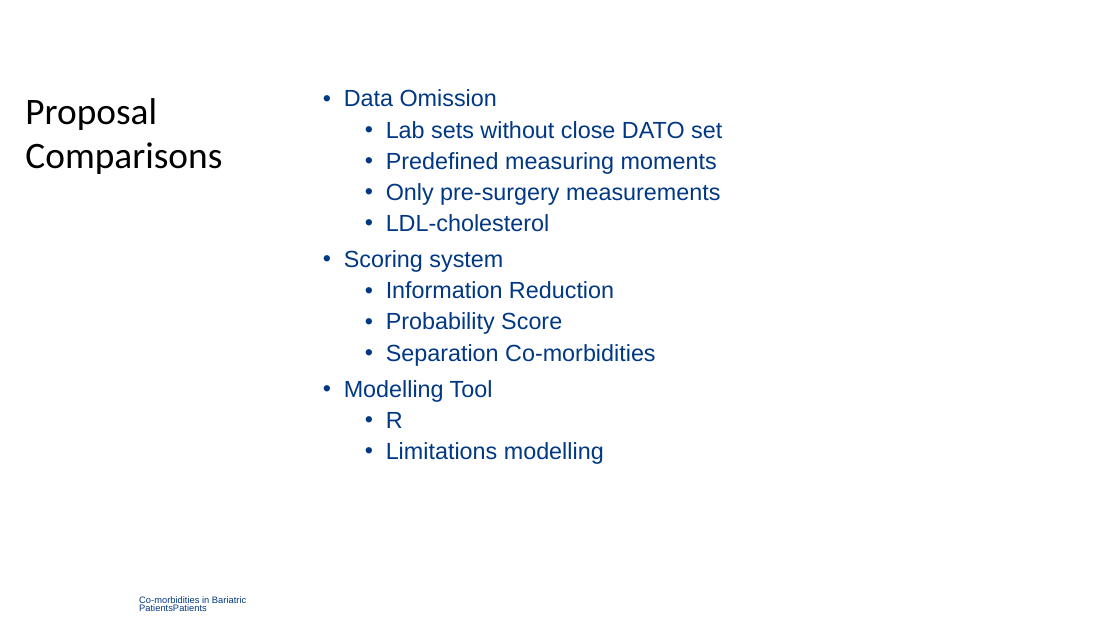
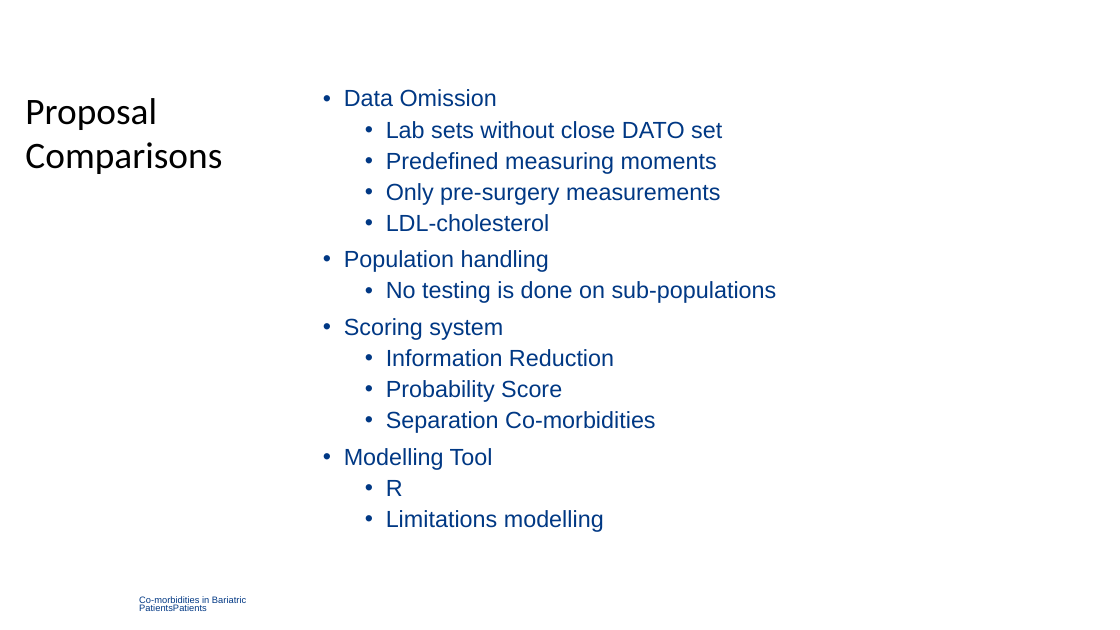
Before and after one commit to TimBeishuizen/GraduationFilesGithub, a slide deck: slide 12 of Meetings/A Computational Biology Framework.ppt. Drawn at 1120x630 pixels with LibreOffice and Linux fonts; fonts in the diff are those of the drawing; background and template pictures are left out. Boxes give left, top, right and bottom in pixels: in the first picture for what was removed or moved away, otherwise in the second. Text is boxed around its words. In the diff, an @@ line names an element or a change of style, - is before the commit and + after.

```diff
--- a/Meetings/A Computational Biology Framework.ppt
+++ b/Meetings/A Computational Biology Framework.ppt
@@ text at [344, 250, 777, 303]: paragraphs added @@
+• Population handling
+  • No testing is done on sub-populations
```
Also in this commit, not shown: 8 other slides changed, 2 slides added, 10 other files.
